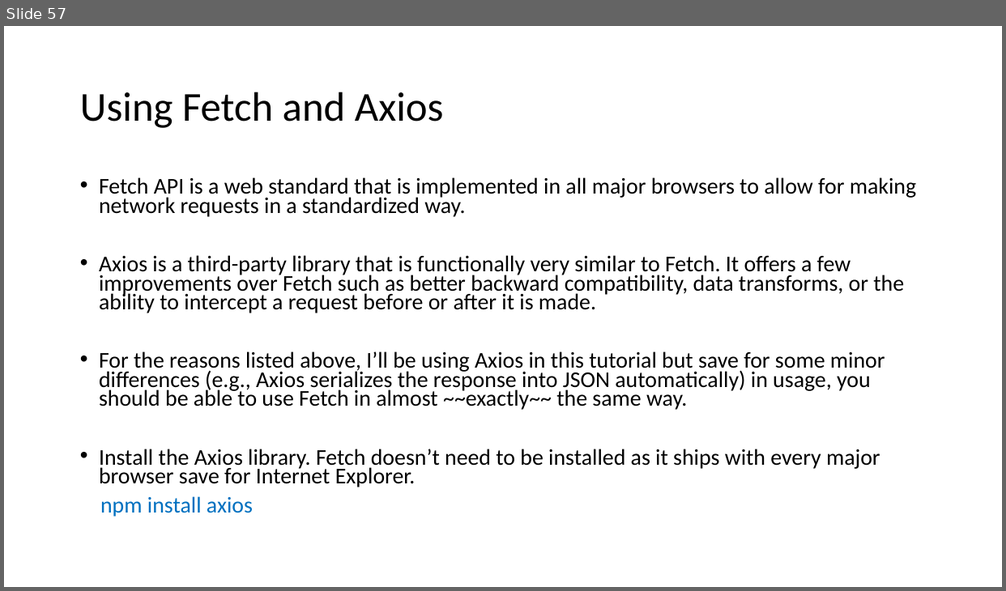
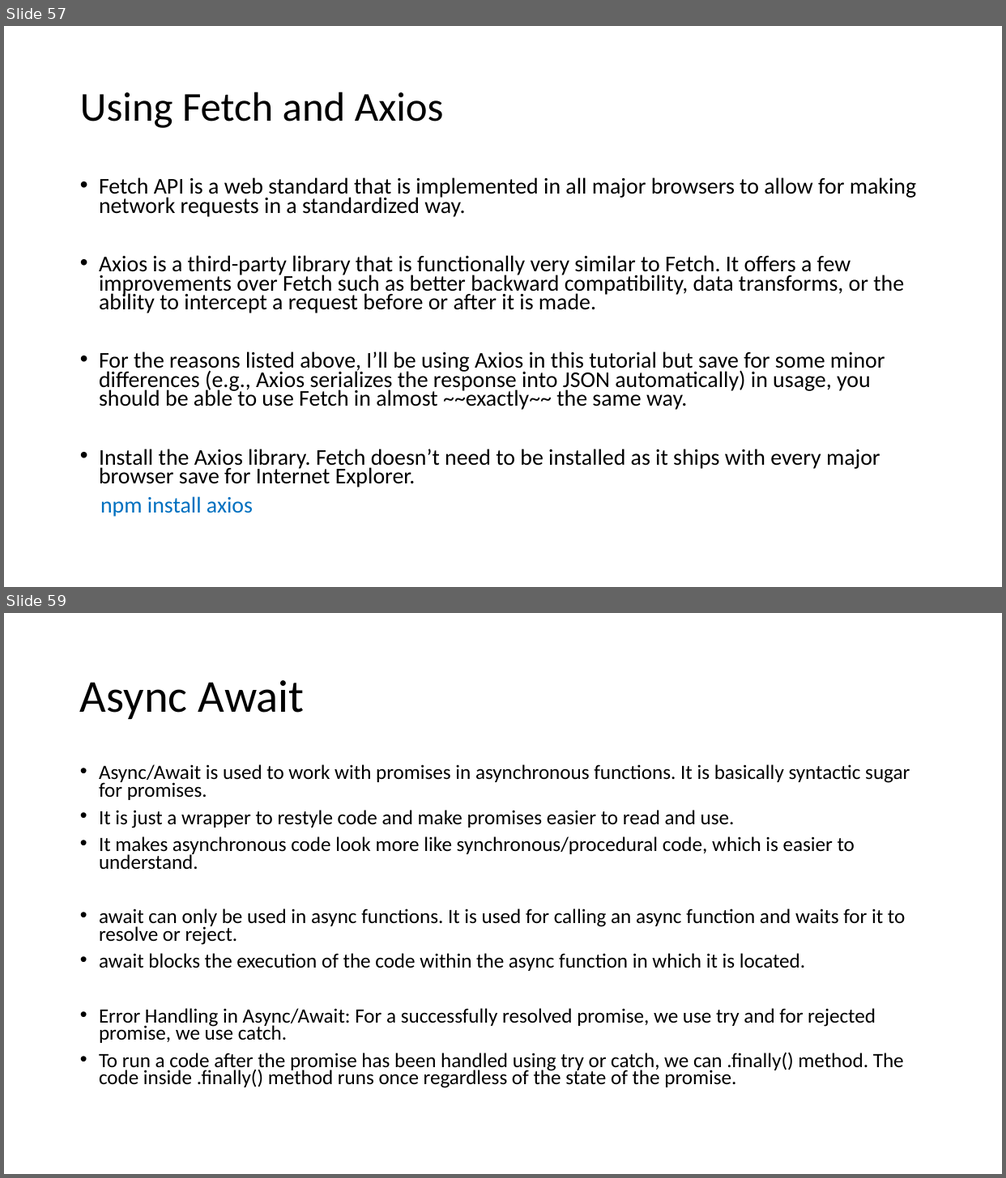
Before and after one commit to AwareSelf/nama_spring_and_springboot_demos, a slide deck: React/React_Presentation.pptx. Shown one above the other, each under a label of ours: slide 57 before the commit, slides 57 and 59 after it; the slides between them are not shown. The pictures are 1006x591 and 1006x1178 pixels, drawn with LibreOffice and Linux fonts; fonts in the diff are those of the drawing. Boxes give left, top, right and bottom in pixels: in the first picture for what was removed or moved away, otherwise in the second. Text is boxed around its words. In the diff, an @@ line names an element or a change of style, - is before the commit and + after.

```diff
--- a/React/React_Presentation.pptx
+++ b/React/React_Presentation.pptx
@@ slide 59 added at (x1=4, y1=613, x2=1002, y2=1174), background #FFFFFF @@
@@ title added at (x1=80, y1=680, x2=304, y2=719), 44 pt, text #000000 @@
+Async Await
@@ text added at (x1=99, y1=764, x2=910, y2=1088), 19.6 pt, text #000000 @@
+• Async/Await is used to work with promises in asynchronous functions. It is basically syntactic sugar for promises.
+• It is just a wrapper to restyle code and make promises easier to read and use.
+• It makes asynchronous code look more like synchronous/procedural code, which is easier to understand.
+• await can only be used in async functions. It is used for calling an async function and waits for it to resolve or reject.
+• await blocks the execution of the code within the async function in which it is located.
+• Error Handling in Async/Await: For a successfully resolved promise, we use try and for rejected promise, we use catch.
+• To run a code after the promise has been handled using try or catch, we can .finally() method. The code inside .finally() method runs once regardless of the state of the promise.
```
Also in this commit, not shown: 1 other slide added, 1 slide removed, 14 other files.
